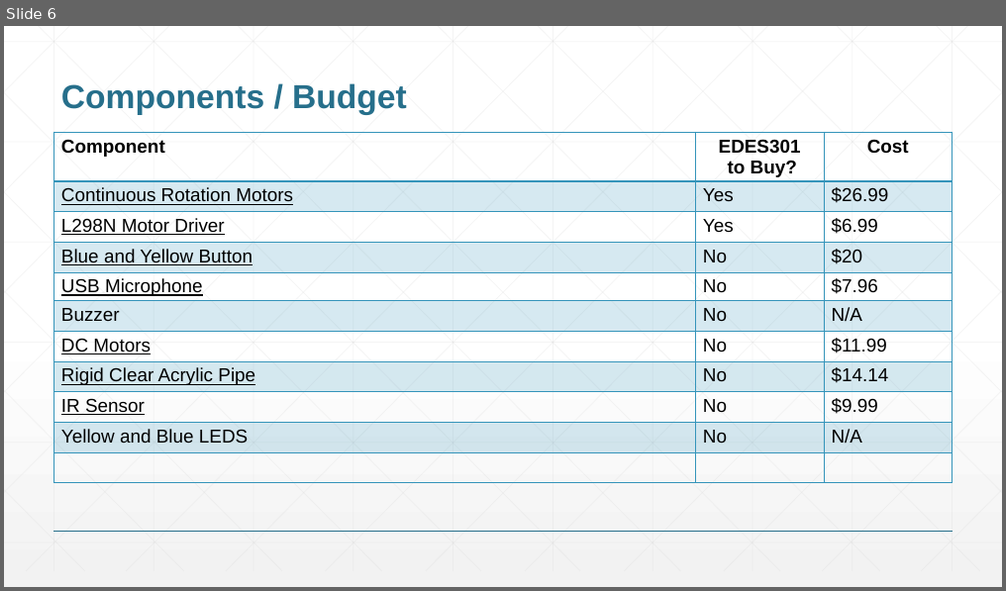
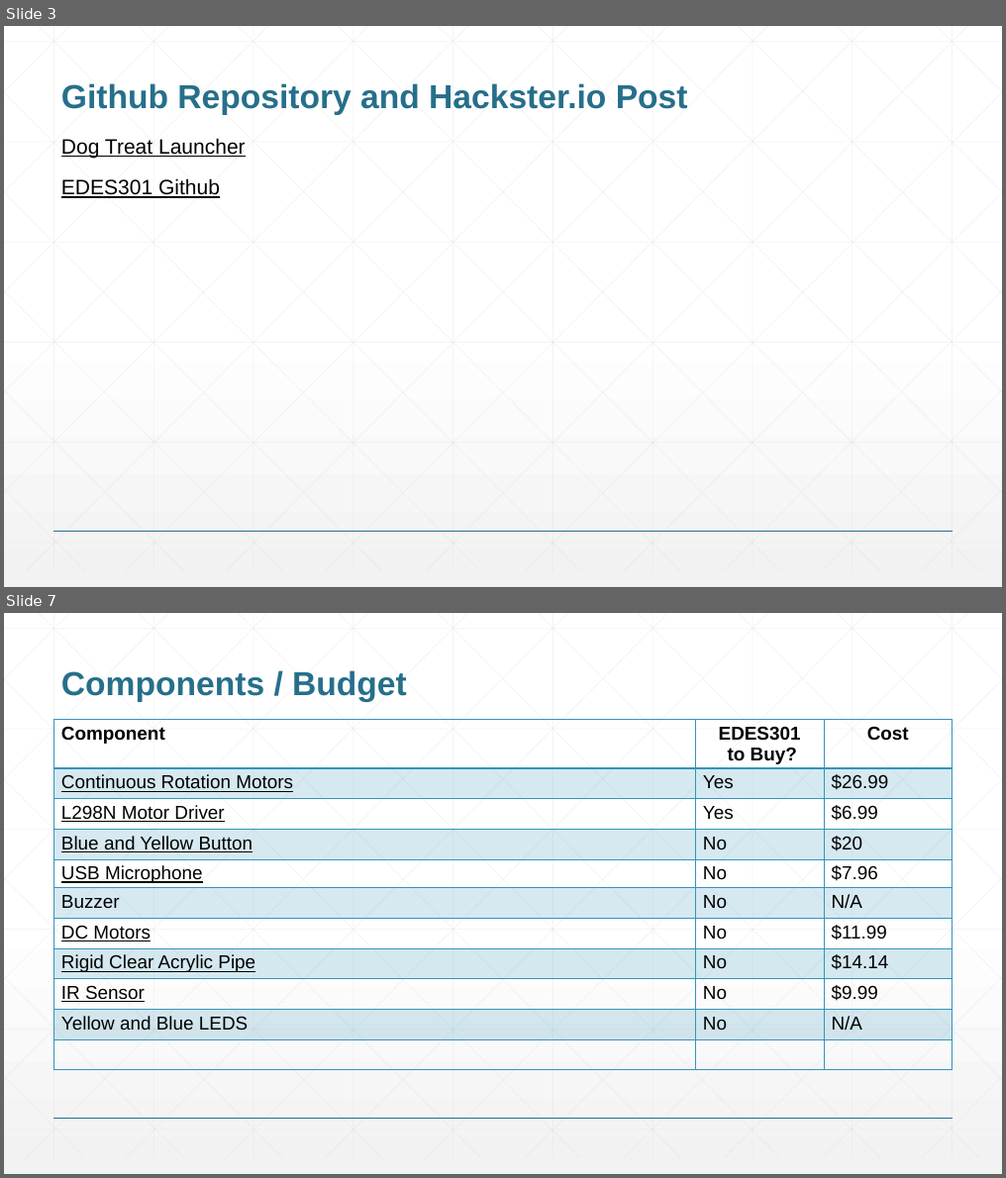
Before and after one commit to BrianoAden/Dog-Treat-Launcher, a slide deck: project_01/docs/Briano_EDES301_project_01_proposal.pptx. Shown one above the other, each under a label of ours: slide 6 before the commit, slides 3 and 7 after it; the slides between them are not shown. The pictures are 1006x591 and 1006x1178 pixels, drawn with LibreOffice and Linux fonts; fonts in the diff are those of the drawing. Boxes give left, top, right and bottom in pixels: in the first picture for what was removed or moved away, otherwise in the second. Text is boxed around its words. In the diff, an @@ line names an element or a change of style, - is before the commit and + after.

```diff
--- a/project_01/docs/Briano_EDES301_project_01_proposal.pptx
+++ b/project_01/docs/Briano_EDES301_project_01_proposal.pptx
@@ slide 3 added at [4,26,1002,587], background gradient #FFFFFF to #F2F2F2; not listed: 47 template elements that a slide beside it also shows @@
@@ title added at [61,83,688,115], 32 pt, text #266F8B, bold @@
+Github Repository and Hackster.io Post
@@ text added at [61,138,246,198], 20 pt, text #000000, underline @@
+Dog Treat Launcher
+EDES301 Github
@@ what was slide 6 is now slide 7 @@
```
Also in this commit, not shown: 3 slides changed, 2 other slides added, 2 slides removed, 4 other files.
